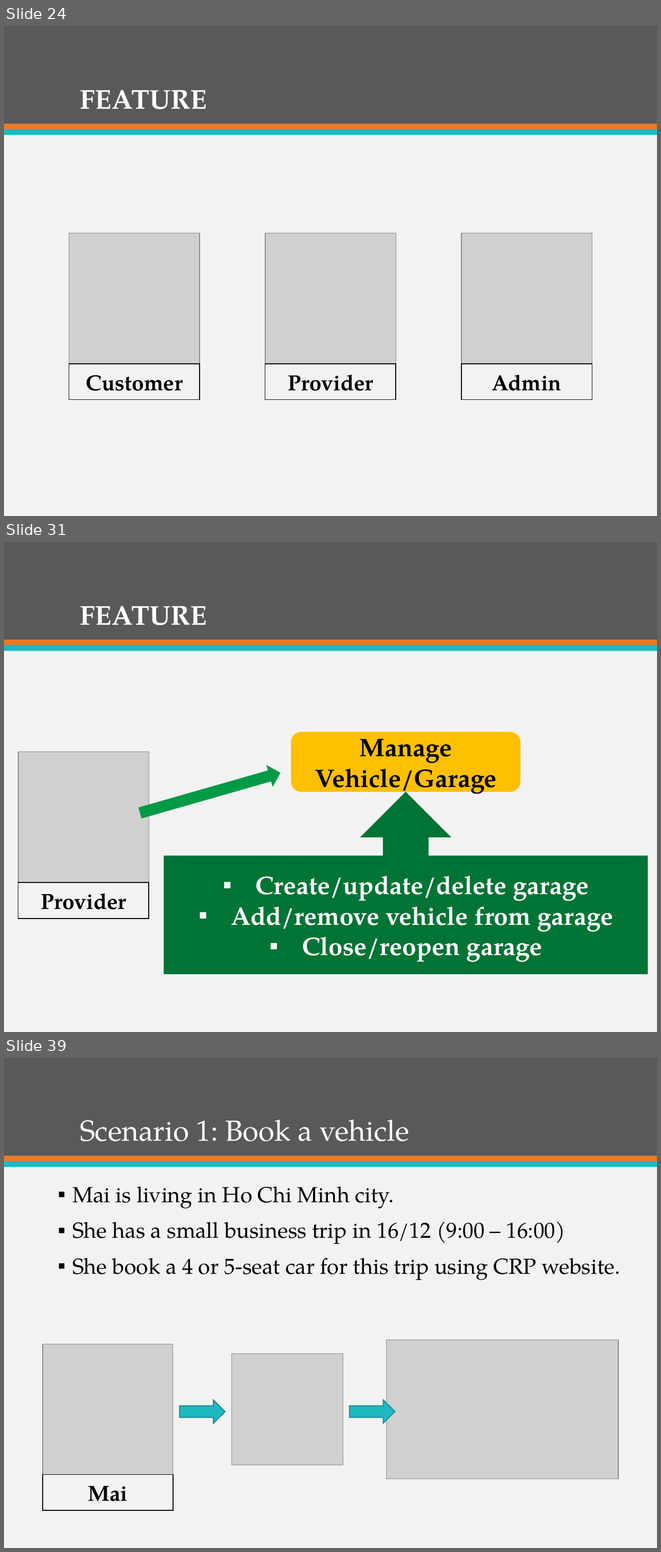
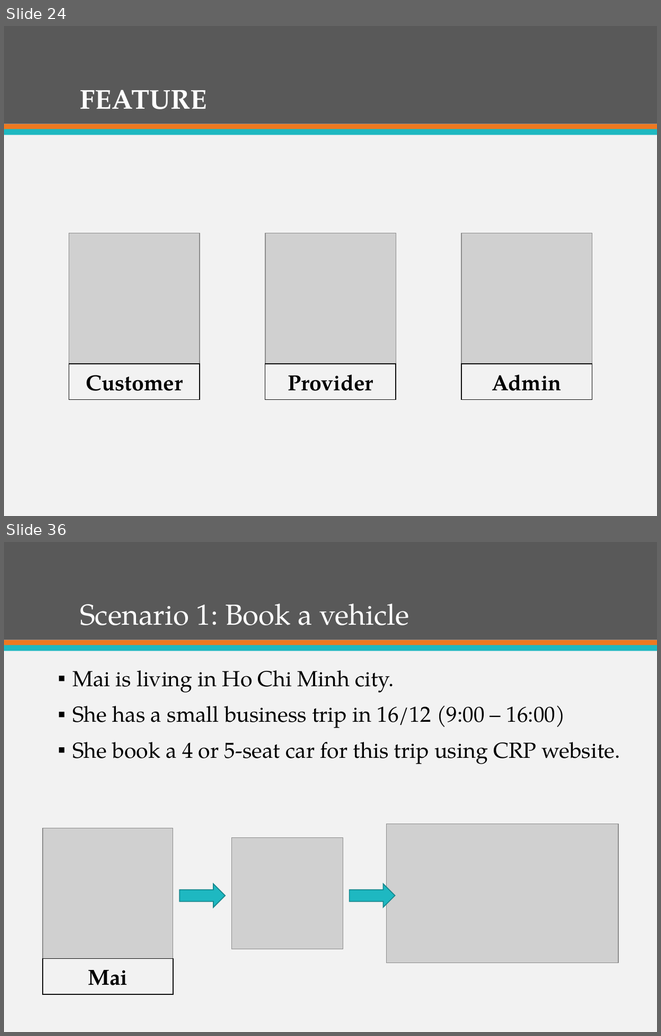
Before and after one commit to firzgard/CarRentalPortal, a slide deck: slide/CAR RENTAL PORTAL-Official.pptx. Shown one above the other, each under a label of ours: slides 24, 31 and 39 before the commit, slides 24 and 36 after it; the slides between them are not shown. The pictures are 661x1552 and 661x1036 pixels, drawn with LibreOffice and Linux fonts; fonts in the diff are those of the drawing; grey boxes stand for pictures. Boxes give left, top, right and bottom in pixels: in the first picture for what was removed or moved away, otherwise in the second. Text is boxed around its words. In the diff, an @@ line names an element or a change of style, - is before the commit and + after.

```diff
--- a/slide/CAR RENTAL PORTAL-Official.pptx
+++ b/slide/CAR RENTAL PORTAL-Official.pptx
@@ slide 31 removed at (x1=4, y1=542, x2=657, y2=1032), background #F2F2F2; not listed: 3 template elements that a slide beside it also shows @@
@@ title removed at (x1=80, y1=606, x2=207, y2=625) @@
-FEATURE
@@ rounded rectangle removed at (x1=291, y1=732, x2=521, y2=792) @@
-Manage Vehicle/Garage
@@ picture removed at (x1=18, y1=751, x2=149, y2=882) @@
@@ right arrow removed at (x1=137, y1=762, x2=284, y2=824) @@
@@ up arrow callout removed at (x1=164, y1=792, x2=648, y2=973) @@
-▪ Create/update/delete garage
-▪ Add/remove vehicle from garage
-▪ Close/reopen garage
@@ rectangle removed at (x1=18, y1=882, x2=149, y2=918) @@
-Provider
@@ what was slide 39 is now slide 36 @@
```
Also in this commit, not shown: 7 slides changed, 5 slides added, 7 other slides removed.
